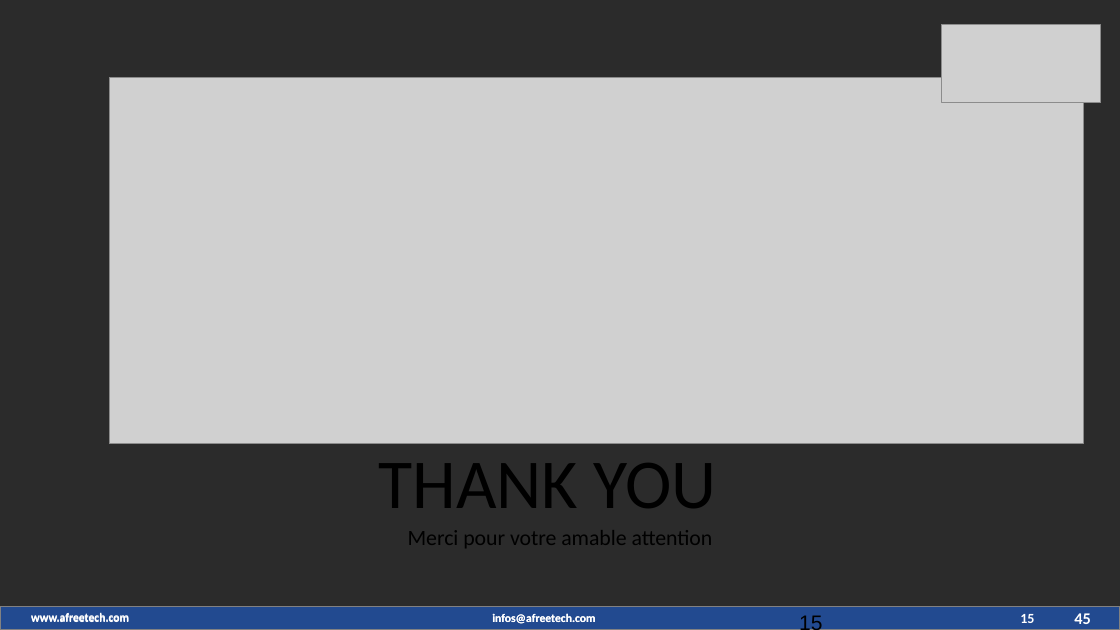
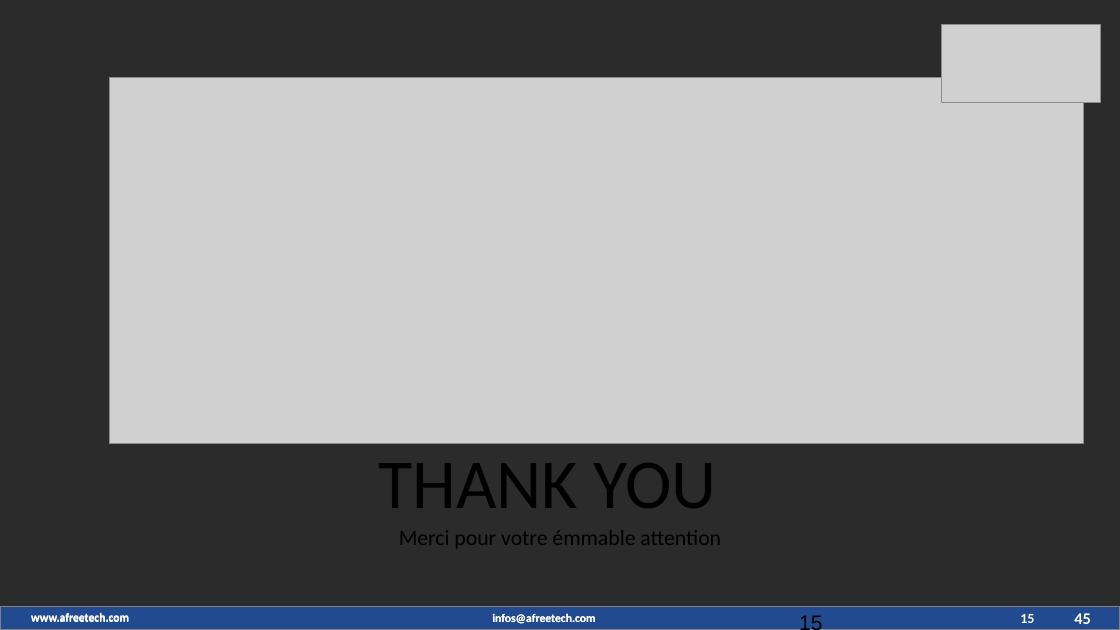
Before and after one commit to maximedorlin/maximedorlin, a slide deck: slide 15 of sprint boot.pptx. Drawn at 1120x630 pixels with LibreOffice and Linux fonts; fonts in the diff are those of the drawing; grey boxes stand for pictures; background and template pictures are left out; a plain dark background stands for a picture behind light text. Boxes give left, top, right and bottom in pixels: in the first picture for what was removed or moved away, otherwise in the second. Text is boxed around its words. In the diff, an @@ line names an element or a change of style, - is before the commit and + after.

```diff
--- a/sprint boot.pptx
+++ b/sprint boot.pptx
@@ text at bbox=[399, 530, 721, 548]: text changed @@
-Merci pour votre amable attention
+Merci pour votre émmable attention
```
Also in this commit, not shown: 10 other slides changed.
